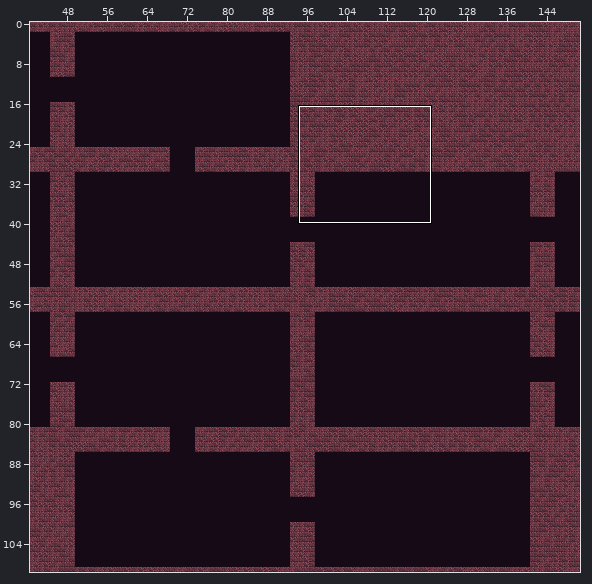
Tiled map: android/assets/maps/CavernMap1.tmx. Above, an overview of the earlier version with the close-up marked.
Close-up. The starting point:
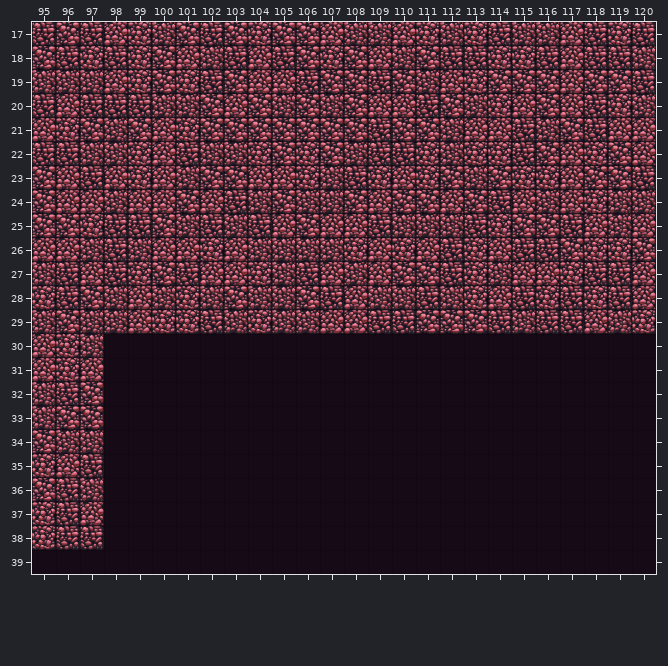
Cells are 64x64 px. Shown: x 95..120, y 17..39. The commit also changed other parts of the map, which this record leaves out.
Now the later version:
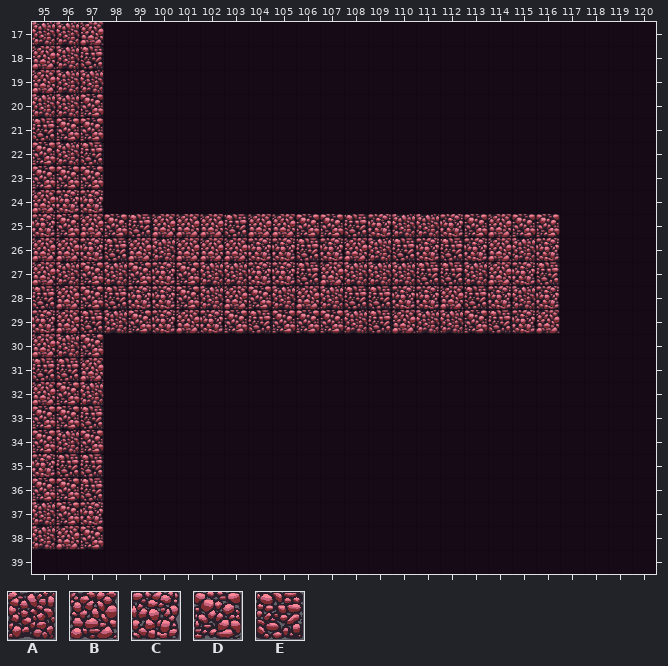
Key: from "tileMapGutter": A 5, B 6, C 7, D 8, E 9.
_ is an empty cell.
Tiles replaced or removed in this view: A, B, C, D, E.
Change:
Changed rows in their new state; . is an unchanged cell.
Layer "terrain":
first column x 95:
17 AAB_______________________
18 BAE_______________________
19 B.._______________________
20 AAD_______________________
21 ED._______________________
22 DAE_______________________
23 .DD_______________________
24 BCC_______________________
25 C.BD.BBBEB..DEC..CDB..____
26 ..C.BA.B.CCECBAEC...AC____
27 BADADCDAA.C...AAE.ABCE____
28 EB.ECCD.BD.BAEECCBECA.____
29 CBE.D.BCDEDDDA.BAA..CB____
30 .AD.......................
31 EE........................
32 BDA.......................
33 D.E.......................
34 ..D.......................
35 .E........................
36 .DE.......................
37 ADC.......................
38 ABD.......................
Boxes around the changes in both close-ups, in picture pixels (x1, y1, x2, y2):
changed: (32, 22, 656, 550)
